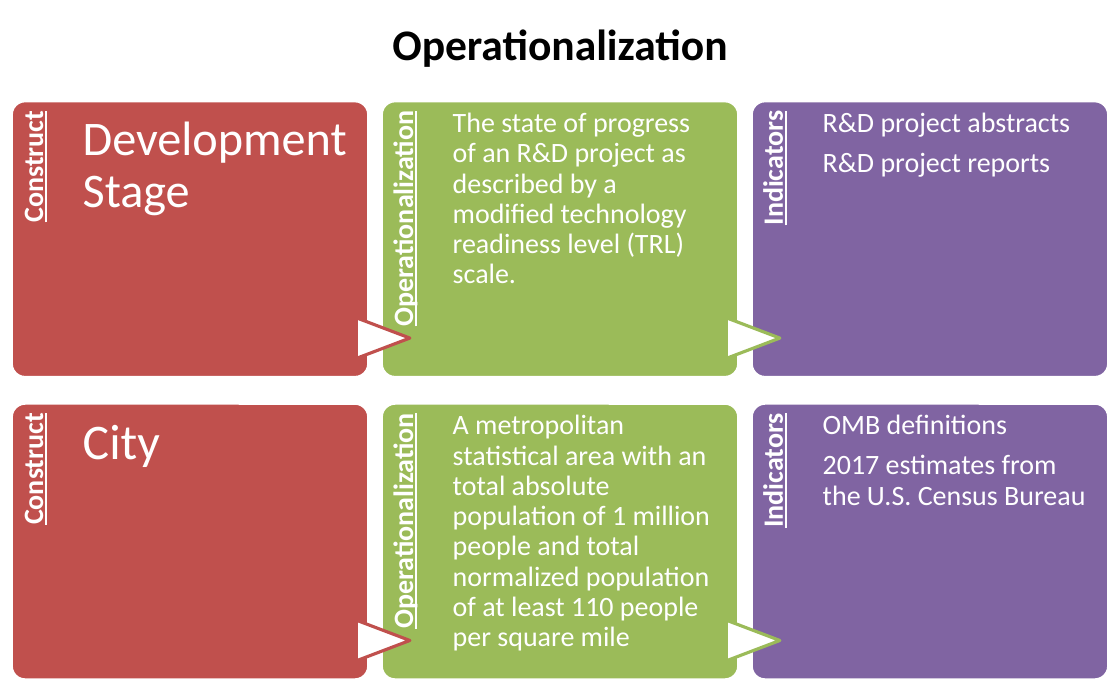
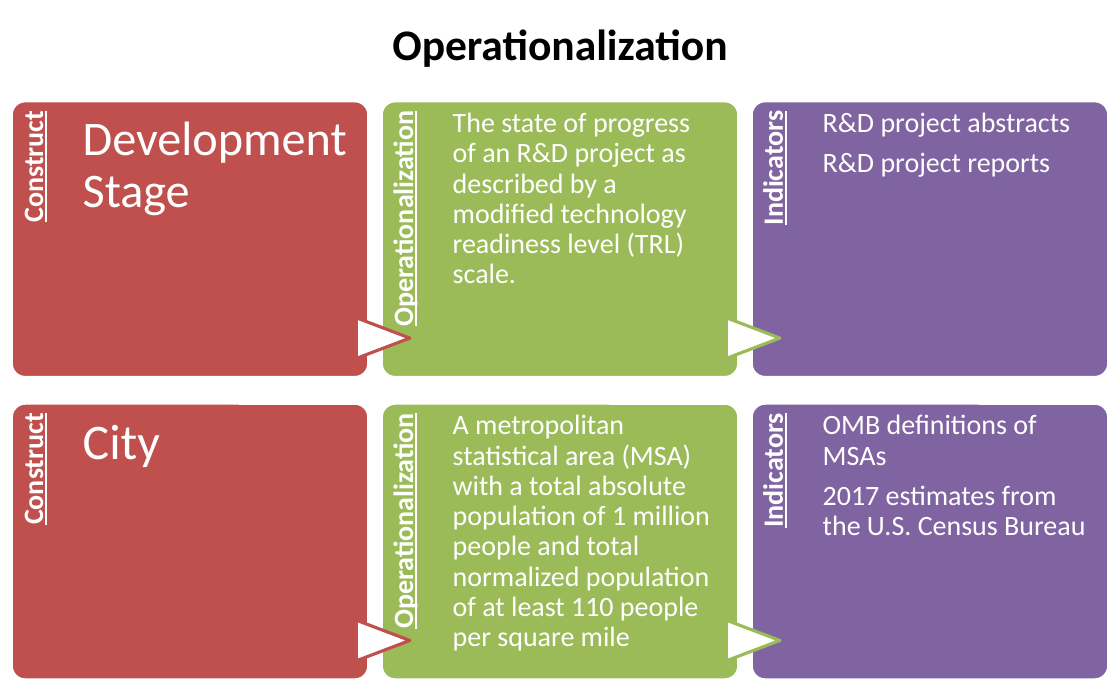
Before and after one commit to SLU-Courses-Townes/SOC5600, a slide deck: slide 18 of FinalProject/Presentation/Townes_SOC5600_FinalProject_Presentation.pptx. Drawn at 1120x700 pixels with LibreOffice and Linux fonts; fonts in the diff are those of the drawing. Boxes give left, top, right and bottom in pixels: in the first picture for what was removed or moved away, otherwise in the second. Text is boxed around its words. In the diff, an @@ line names an element or a change of style, - is before the commit and + after.

```diff
--- a/FinalProject/Presentation/Townes_SOC5600_FinalProject_Presentation.pptx
+++ b/FinalProject/Presentation/Townes_SOC5600_FinalProject_Presentation.pptx
@@ text at bbox=[453, 414, 710, 651]: text changed @@
-A metropolitan statistical area with an total absolute population of 1 million people and total normalized population of at least 110 people per square mile
+A metropolitan statistical area (MSA) with a total absolute population of 1 million people and total normalized population of at least 110 people per square mile
@@ text at bbox=[823, 414, 1036, 465]: text changed @@
-OMB definitions
+OMB definitions of MSAs
```
Also in this commit, not shown: 10 other slides changed.
